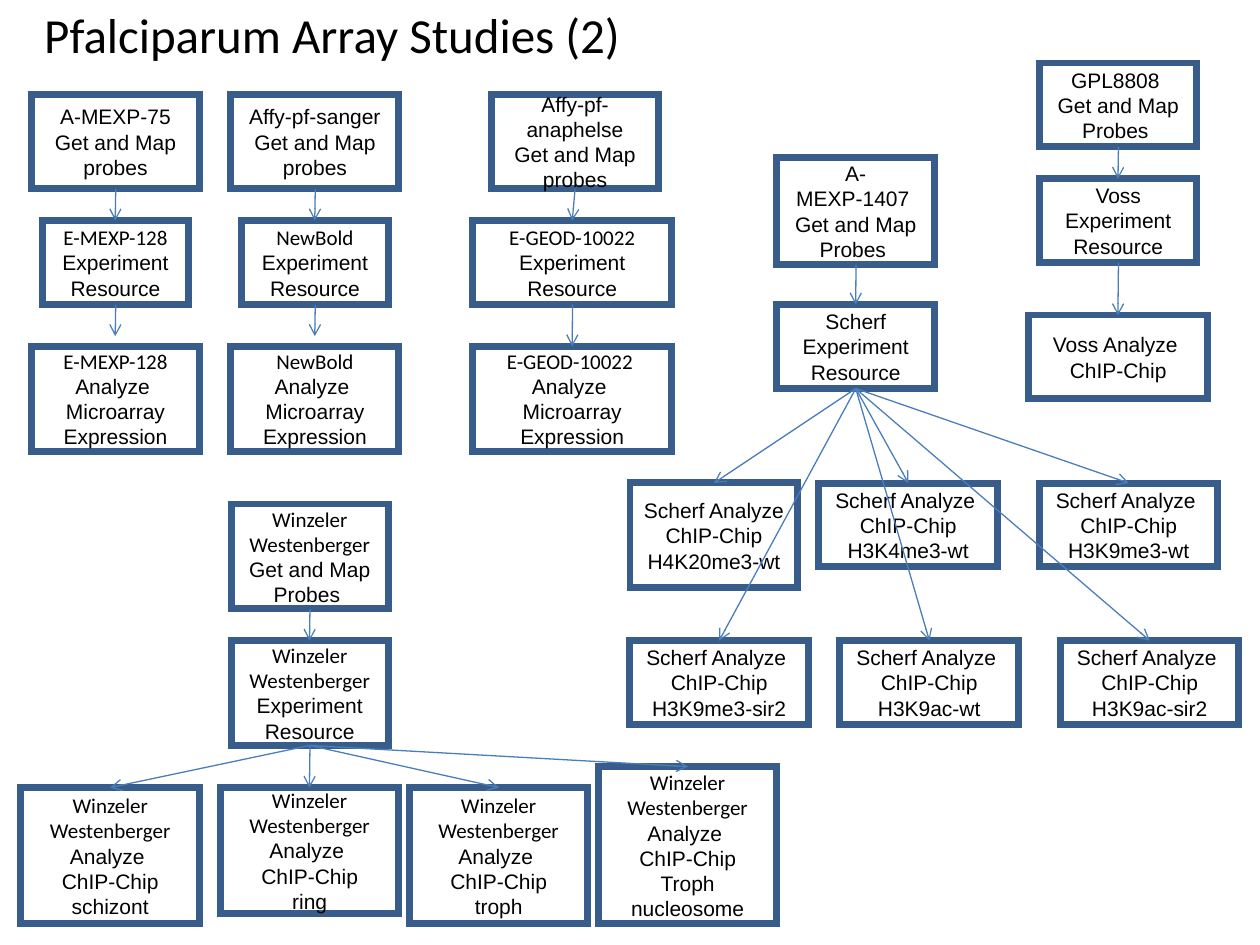
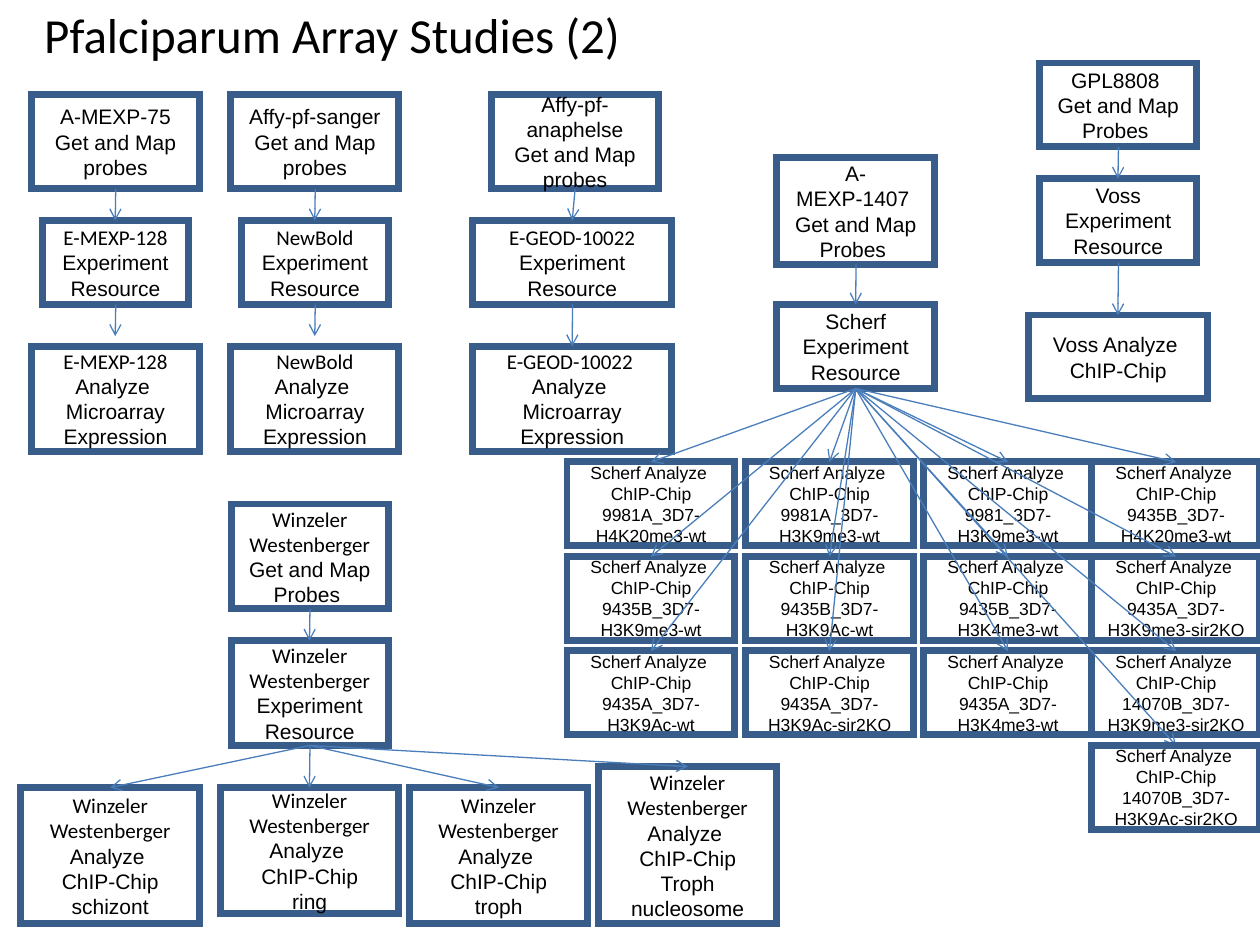
Before and after one commit to VEuPathDB/ApiCommonWorkflow, a slide deck: slide 17 of Main/doc/IntegratedWorkflow.ppt. Drawn at 1260x945 pixels with LibreOffice and Linux fonts; fonts in the diff are those of the drawing. Boxes give left, top, right and bottom in pixels: in the first picture for what was removed or moved away, otherwise in the second. Text is boxed around its words. In the diff, an @@ line names an element or a change of style, - is before the commit and + after.

Commit message:
add complete scherf chip-chip samples

```diff
--- a/Main/doc/IntegratedWorkflow.ppt
+++ b/Main/doc/IntegratedWorkflow.ppt
@@ arrow moved from (856, 388) - (714, 483) to (856, 388) - (651, 462) @@
@@ arrow moved from (856, 388) - (719, 640) to (856, 388) - (651, 557) @@
@@ arrow added from (856, 388) to (651, 651), #4A7EBB 0.74 pt @@
@@ arrow moved from (856, 388) - (908, 483) to (856, 388) - (829, 462) @@
@@ arrow moved from (856, 388) - (930, 640) to (856, 388) - (829, 557) @@
@@ arrow added from (856, 388) to (829, 651), #4A7EBB 0.74 pt @@
@@ arrow moved from (856, 388) - (1129, 483) to (856, 388) - (1008, 462) @@
@@ arrow moved from (856, 388) - (1149, 640) to (856, 388) - (1008, 557) @@
@@ arrow added from (856, 388) to (1176, 462), #4A7EBB 0.74 pt @@
@@ arrow added from (856, 388) to (1176, 557), #4A7EBB 0.74 pt @@
@@ arrow added from (856, 388) to (1008, 651), #4A7EBB 0.74 pt @@
@@ arrow added from (856, 388) to (1176, 651), #4A7EBB 0.74 pt @@
@@ arrow added from (856, 388) to (1176, 746), #4A7EBB 0.74 pt @@
@@ rectangle "Scherf Analyze" resized from (x1=630, y1=483, x2=798, y2=587) to (x1=567, y1=462, x2=735, y2=547) @@
@@ text in rectangle at (x1=590, y1=466, x2=707, y2=504): size 12 to 10 pt in "Scherf Analyze", "ChIP-Chip" @@
@@ rectangle "Scherf Analyze" resized from (x1=819, y1=483, x2=998, y2=567) to (x1=746, y1=462, x2=914, y2=547) @@
@@ text in rectangle at (x1=769, y1=466, x2=885, y2=505): size 12 to 10 pt in "Scherf Analyze", "ChIP-Chip" @@
@@ rectangle "Scherf Analyze" resized from (x1=1040, y1=483, x2=1218, y2=567) to (x1=924, y1=462, x2=1091, y2=547) @@
@@ text in rectangle at (x1=947, y1=466, x2=1064, y2=505): size 12 to 10 pt in "Scherf Analyze", "ChIP-Chip" @@
@@ rectangle added at (x1=1092, y1=462, x2=1260, y2=547), outline #385D8A 4 pt, 10 pt, text #000000 @@
+Scherf Analyze
+ChIP-Chip
+9435B_3D7-H4K20me3-wt
@@ text in rectangle at (x1=596, y1=508, x2=707, y2=547): text changed; size 12 to 10 pt @@
-H4K20me3-wt
+9981A_3D7-H4K20me3-wt
@@ text in rectangle at (x1=779, y1=508, x2=880, y2=547): text changed; size 12 to 10 pt @@
-H3K4me3-wt
+9981A_3D7-H3K9me3-wt
@@ text in rectangle at (x1=958, y1=508, x2=1059, y2=547): text changed; size 12 to 10 pt @@
-H3K9me3-wt
+9981_3D7-H3K9me3-wt
@@ rectangle "Scherf Analyze" resized from (x1=630, y1=640, x2=809, y2=724) to (x1=567, y1=557, x2=735, y2=641) @@
@@ text in rectangle at (x1=590, y1=560, x2=707, y2=598): size 12 to 10 pt in "Scherf Analyze", "ChIP-Chip" @@
@@ rectangle "Scherf Analyze" resized from (x1=840, y1=640, x2=1019, y2=724) to (x1=746, y1=557, x2=914, y2=641) @@
@@ text in rectangle at (x1=769, y1=560, x2=885, y2=599): size 12 to 10 pt in "Scherf Analyze", "ChIP-Chip" @@
@@ rectangle "Scherf Analyze" resized from (x1=1061, y1=640, x2=1240, y2=724) to (x1=924, y1=557, x2=1091, y2=641) @@
@@ text in rectangle at (x1=947, y1=560, x2=1064, y2=599): size 12 to 10 pt in "Scherf Analyze", "ChIP-Chip" @@
@@ rectangle added at (x1=1092, y1=557, x2=1260, y2=641), outline #385D8A 4 pt, 10 pt, text #000000 @@
+Scherf Analyze
+ChIP-Chip
+9435A_3D7-H3K9me3-sir2KO
@@ text in rectangle at (x1=601, y1=602, x2=702, y2=641): text changed; size 12 to 10 pt @@
-H3K9me3-sir2
+9435B_3D7-H3K9me3-wt
@@ text in rectangle at (x1=781, y1=602, x2=879, y2=641): text changed; size 12 to 10 pt @@
-H3K9ac-wt
+9435B_3D7-H3K9Ac-wt
@@ text in rectangle at (x1=958, y1=602, x2=1059, y2=641): text changed; size 12 to 10 pt @@
-H3K9ac-sir2
+9435B_3D7-H3K4me3-wt
@@ rectangle added at (x1=567, y1=651, x2=735, y2=736), outline #385D8A 4 pt, 10 pt, text #000000 @@
+Scherf Analyze
+ChIP-Chip
+9435A_3D7-H3K9Ac-wt
@@ rectangle added at (x1=746, y1=651, x2=914, y2=736), outline #385D8A 4 pt, 10 pt, text #000000 @@
+Scherf Analyze
+ChIP-Chip
+9435A_3D7-H3K9Ac-sir2KO
@@ rectangle added at (x1=924, y1=651, x2=1091, y2=736), outline #385D8A 4 pt, 10 pt, text #000000 @@
+Scherf Analyze
+ChIP-Chip
+9435A_3D7-H3K4me3-wt
@@ rectangle added at (x1=1092, y1=651, x2=1260, y2=736), outline #385D8A 4 pt, 10 pt, text #000000 @@
+Scherf Analyze
+ChIP-Chip
+14070B_3D7-H3K9me3-sir2KO
@@ rectangle added at (x1=1092, y1=746, x2=1260, y2=830), outline #385D8A 4 pt, 10 pt, text #000000 @@
+Scherf Analyze
+ChIP-Chip
+14070B_3D7-H3K9Ac-sir2KO
```
